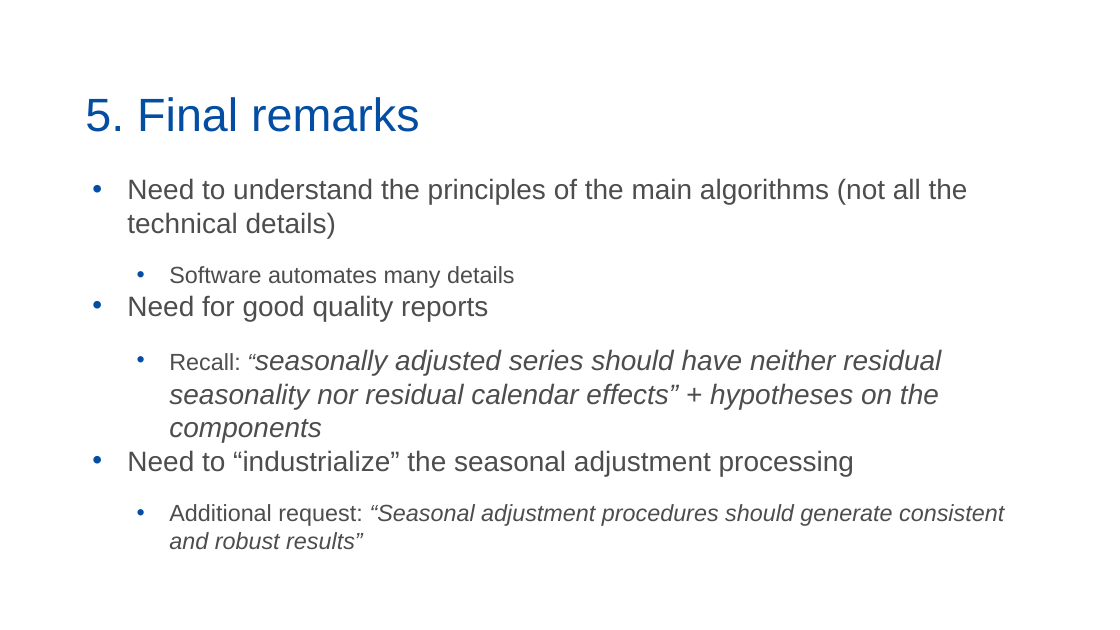
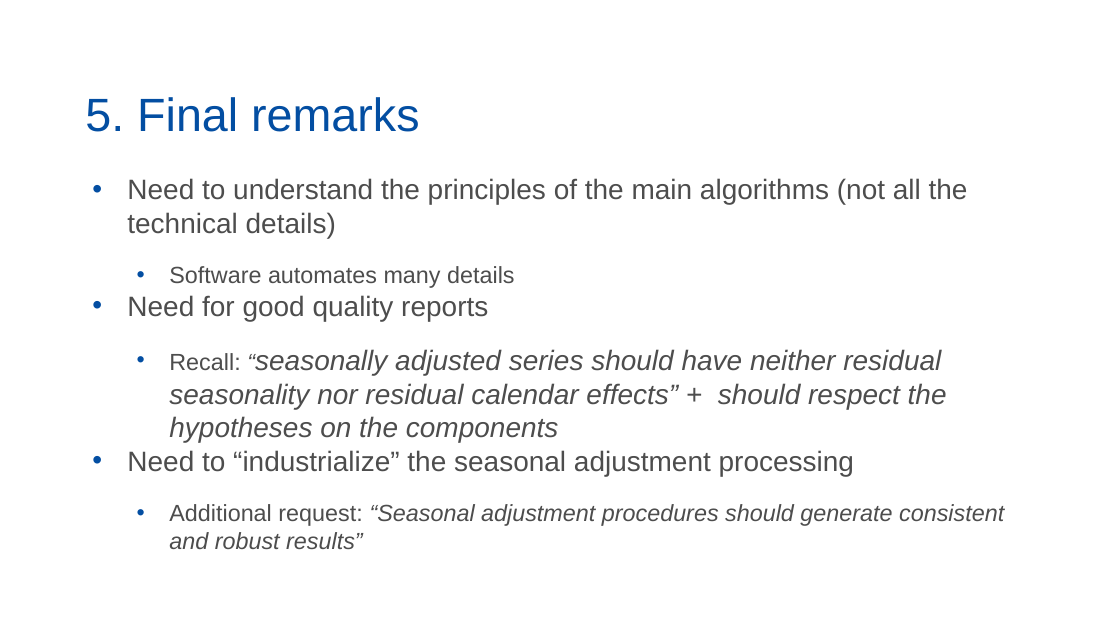
Before and after one commit to palatej/ESTP2026, a slide deck: slide 17 of 1.0 Seasonal adjustment.pptx (slide 15 before the commit). Drawn at 1120x630 pixels with LibreOffice and Linux fonts; fonts in the diff are those of the drawing. Boxes give left, top, right and bottom in pixels: in the first picture for what was removed or moved away, otherwise in the second. Text is boxed around its words. In the diff, an @@ line names an element or a change of style, - is before the commit and + after.

```diff
--- a/1.0 Seasonal adjustment.pptx
+++ b/1.0 Seasonal adjustment.pptx
@@ text at bbox=[169, 349, 947, 443]: text changed @@
-  • Recall: “seasonally adjusted series should have neither residual seasonality nor residual calendar effects” + hypotheses on the components
+  • Recall: “seasonally adjusted series should have neither residual seasonality nor residual calendar effects” + should respect the hypotheses on the components
```
Also in this commit, not shown: 6 other slides changed, 2 slides added, 8 other files.
